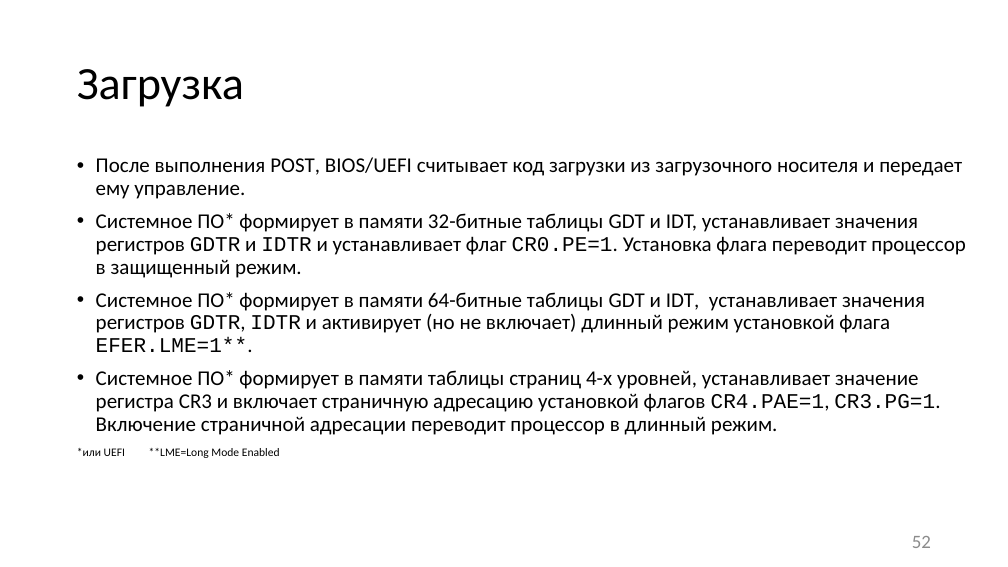
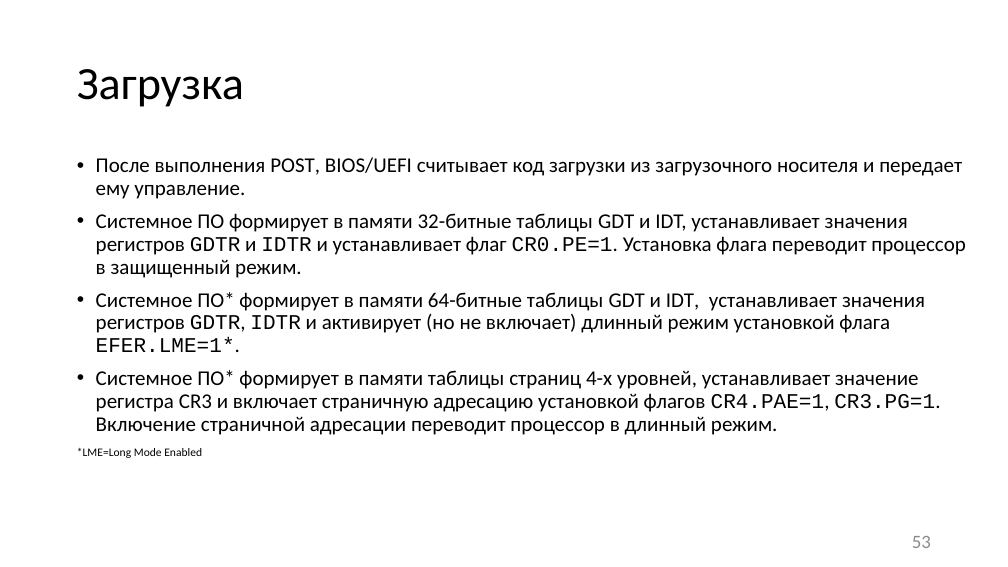
Before and after one commit to itsecd/low-level-programming, a slide deck: slide 53 of Lectures/8.IO_and_execution_modes/Lecture8.pptx (slide 52 before the commit). Drawn at 1008x567 pixels with LibreOffice and Linux fonts; fonts in the diff are those of the drawing. Boxes give left, top, right and bottom in pixels: in the first picture for what was removed or moved away, otherwise in the second. Text is boxed around its words. In the diff, an @@ line names an element or a change of style, - is before the commit and + after.

```diff
--- a/Lectures/8.IO_and_execution_modes/Lecture8.pptx
+++ b/Lectures/8.IO_and_execution_modes/Lecture8.pptx
@@ text at <box>96,213,966,352</box>: text changed @@
-• Системное ПО* формирует в памяти 32-битные таблицы GDT и IDT, устанавливает значения регистров GDTR и IDTR и устанавливает флаг CR0.PE=1. Установка флага переводит процессор в защищенный режим.
-• Системное ПО* формирует в памяти 64-битные таблицы GDT и IDT, устанавливает значения регистров GDTR, IDTR и активирует (но не включает) длинный режим установкой флага EFER.LME=1**.
+• Системное ПО формирует в памяти 32-битные таблицы GDT и IDT, устанавливает значения регистров GDTR и IDTR и устанавливает флаг CR0.PE=1. Установка флага переводит процессор в защищенный режим.
+• Системное ПО* формирует в памяти 64-битные таблицы GDT и IDT, устанавливает значения регистров GDTR, IDTR и активирует (но не включает) длинный режим установкой флага EFER.LME=1*.
@@ text at <box>77,448,202,458</box>: text changed @@
-*или UEFI **LME=Long Mode Enabled
+*LME=Long Mode Enabled
@@ page number at <box>912,536,931,548</box>: text changed @@
-52
+53
```
Also in this commit, not shown: 29 other slides changed, 1 slide added, 11 other files.
